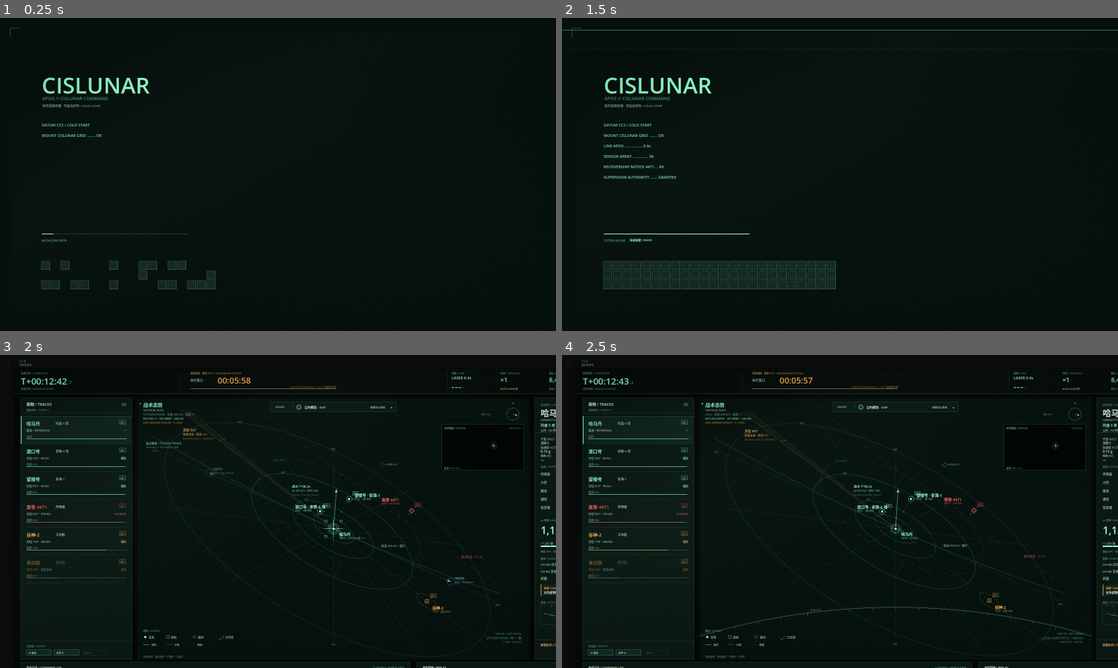
Above: before the commit, frames 1-4 (two rows, left to right).
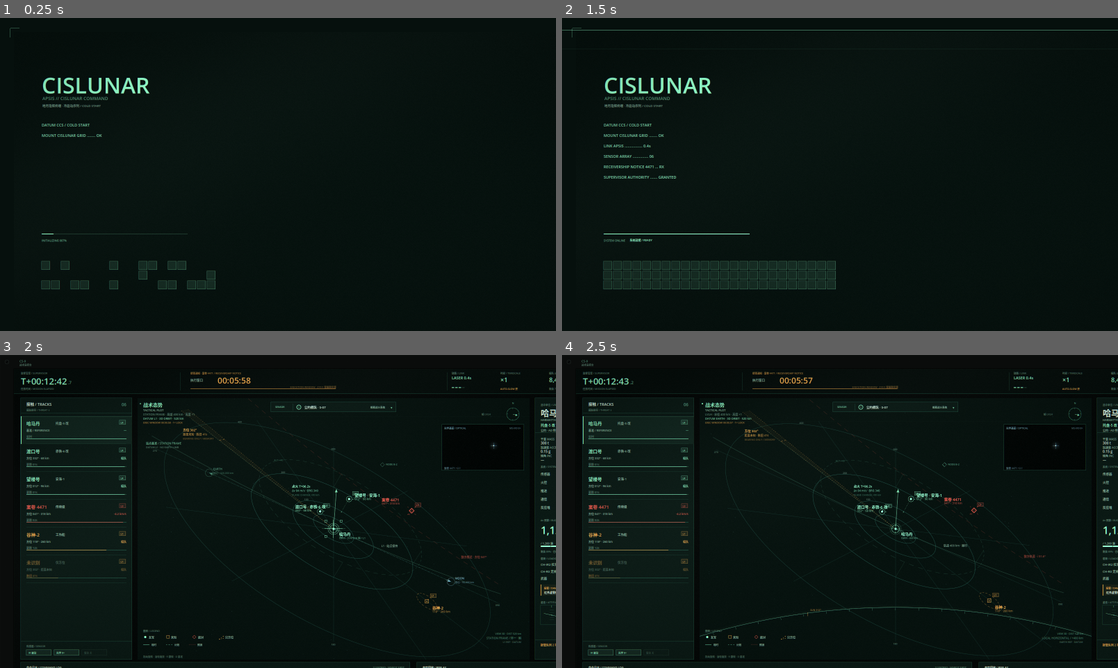
Above: after the commit, the same moments.

Repository: HATO-24/ghost-track-apsis
Game: Godot game, scene res://main.tscn
Same seed, same stepped clock (60 frames per second), same inputs: the game is played once before the commit and once after it.
Inputs (mouse positions are in pixels of both pictures, inside the frame that each line leads up to):
- Up to frame 1 (0.25 s): no input
- Up to frame 2 (1.5 s): tap Enter at 0.5 s; drag from (840, 174) to (895, 105) at 0.52 s; drag from (728, 190) to (812, 237) at 1.27 s
- Up to frame 3 (2 s): no input
- Up to frame 4 (2.5 s): move the mouse to (895, 442) at 2.02 s; hold D from 2.03 s (still down); tap 3 at 2.1 s

Frames 1-2 are identical in both runs. In frame 3, less than 0.1% of the frame differs, in the area x 30-88%, y 18-66%; in frame 4, nothing differs.

Commit message:
默认视角锁定 local 3D；收掉 L1 局部 400 km 残留标签

Diff:
--- a/game_v15/scripts/plot.gd
+++ b/game_v15/scripts/plot.gd
@@ -464,7 +464,8 @@
 	_poly3(pts, Palette.a(Palette.PH_DIM, 0.30), 1.2)
 	var lp := _p3(Vector3(120.0, 0.00025 * 120.0 * 120.0, 0.0) * 1000.0)
 	if _ok(lp):
-		_txt(cjk, lp.x, lp.y - 16.0, "轨道 400 km · 顺行", 8, Palette.a(Palette.DIM, 0.75))
+		var ol := "L1 · 站点保持" if String(state.datum) == "L1" else "轨道 400 km · 顺行"
+		_txt(cjk, lp.x, lp.y - 16.0, ol, 8, Palette.a(Palette.DIM, 0.75))
 	# 敌方轨道：另一个平面，斜穿画面
 	var epts: Array[Vector3] = []
 	for i in range(0, 90):
@@ -473,7 +474,8 @@
 	_poly3(epts, Palette.a(Palette.RED, 0.20), 1.0, true)
 	var ep := _p3(Vector3(360.0, 300.0 - 0.36 * 360.0, -0.10 * 360.0 + 0.00012 * 360.0 * 360.0) * 1000.0)
 	if _ok(ep):
-		_txt(cjk, ep.x, ep.y - 14.0, "敌方轨道 · i 51.6°", 8, Palette.a(Palette.RED, 0.55))
+		var el := "敌方接近 · 方位 047°" if String(state.datum) == "L1" else "敌方轨道 · i 51.6°"
+		_txt(cjk, ep.x, ep.y - 14.0, el, 8, Palette.a(Palette.RED, 0.55))
 
 func _draw_burn_plan() -> void:
 	var o := _o()
@@ -1091,7 +1093,7 @@
 func _chrome_3d() -> void:
 	_txt(cjk, 16.0, 10.0, "战术态势", 14, Palette.PH)
 	_txt(mono, 16.0, 29.0, "TACTICAL PLOT", 8, Palette.DIM)
-	_txt(cjk, 16.0, 41.0, "LVLH · 半径 400 km · 高度 ×1" if String(state.datum) != "L1" else "STATION FRAME · 半径 400 km · 高度 ×1", 8, Palette.FAINT)
+	_txt(cjk, 16.0, 41.0, "LVLH · 半径 400 km · 高度 ×1" if String(state.datum) != "L1" else "STATION FRAME · 局部 400 km · 高度 ×1", 8, Palette.FAINT)
 	_txt(mono, 16.0, 53.0, "DATUM %s · 3D ORBIT · %.0f km" % [String(state.datum), dist / 1000.0], 8, Palette.a(Palette.PH, 0.75))
 	_txt(mono, 16.0, 65.0, "EXEC WINDOW %s · 1× LOCK" % _hms(state.exec_left), 7, Palette.a(Palette.AMBER, 0.70))
 	var blink := 0.55 + 0.45 * sin(_t * 3.2)
Not shown, changed: docs/07_第一关_监督交接.md
